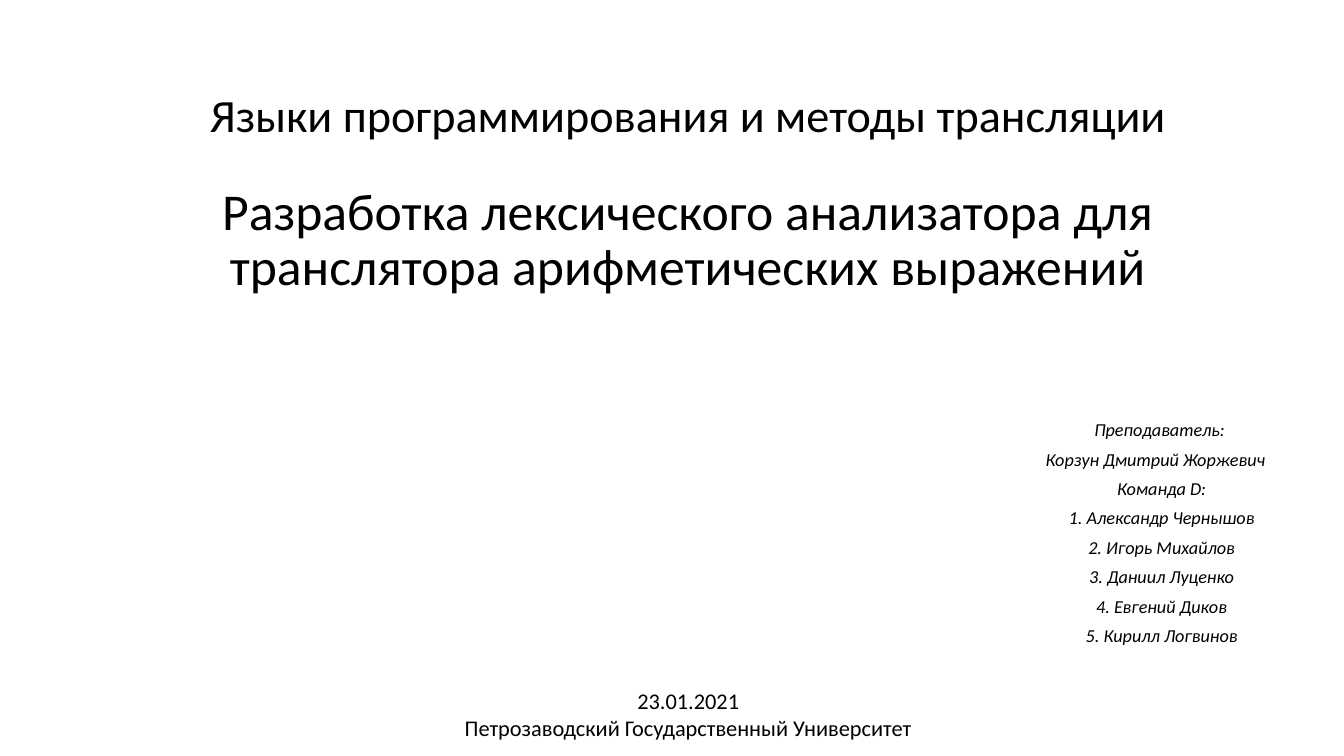
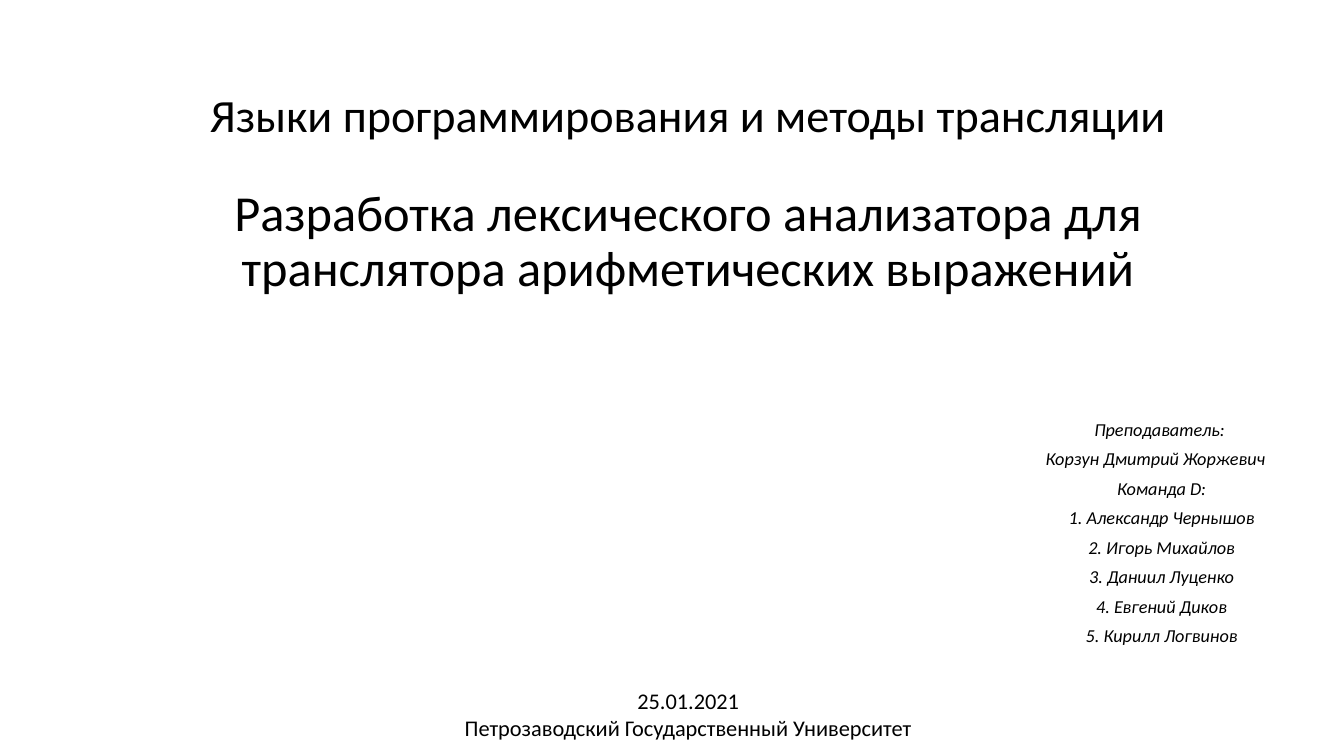
Before and after one commit to goddamnteam/korzun, a slide deck: slide 1 of task5.pptx. Drawn at 1344x756 pixels with LibreOffice and Linux fonts; fonts in the diff are those of the drawing. Boxes give left, top, right and bottom in pixels: in the first picture for what was removed or moved away, otherwise in the second. Text is boxed around its words. In the diff, an @@ line names an element or a change of style, - is before the commit and + after.

```diff
--- a/task5.pptx
+++ b/task5.pptx
@@ title "Разработка лексического анализатора для транслятора ..." at <box>234,196,1142,295</box>: size 36.9 to 36 pt @@
@@ text at <box>637,694,739,709</box>: text changed @@
-23.01.2021
+25.01.2021
```
Also in this commit, not shown: 15 other slides changed.
